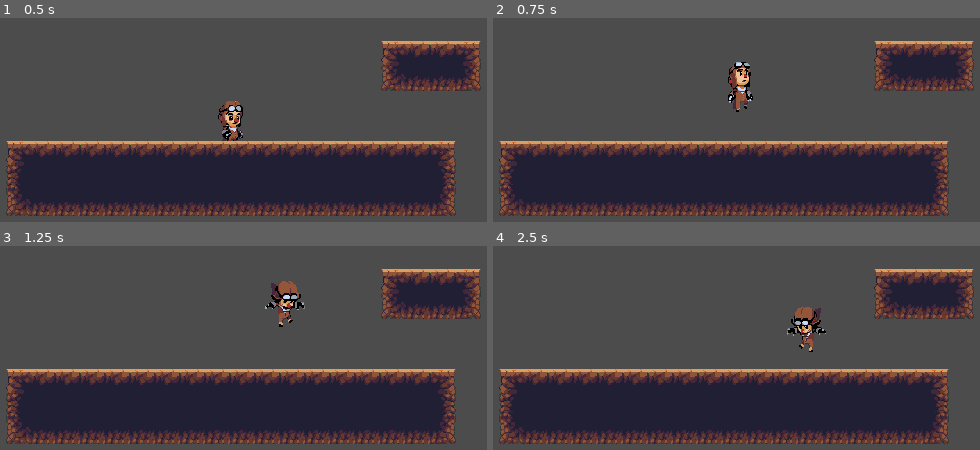
Above: before the commit, frames 1-4 (two rows, left to right).
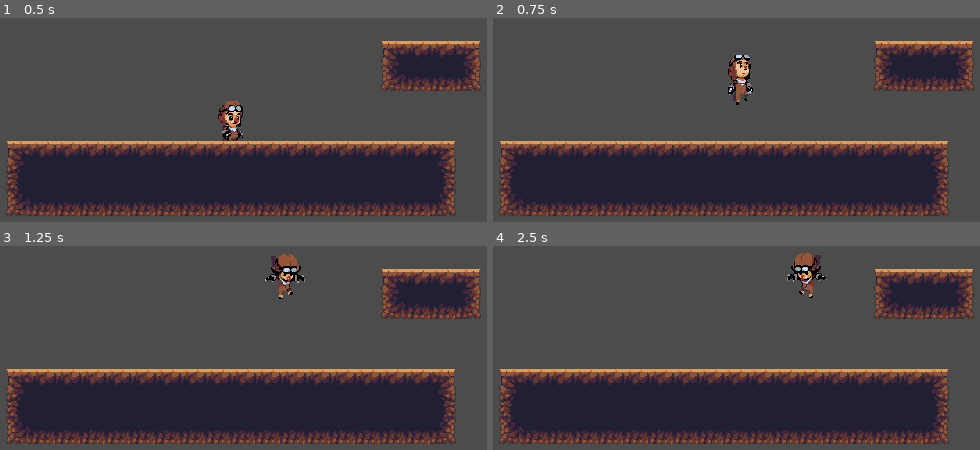
Above: after the commit, the same moments.

Repository: JellyWX/Godot-Test-Project
Game: Godot game, scene res://WorldNode.tscn
Two runs of this game, one before a commit and one after it. Both use one fixed random seed, a clock stepped at 60 frames per second and the inputs below.
Inputs:
- Up to frame 1 (0.5 s): no input
- Up to frame 2 (0.75 s): hold Right (ui_right) from 0.53 s (still down); hold Up (ui_up) from 0.53 s (still down)
- Up to frame 3 (1.25 s): keep holding Right (ui_right); keep holding Up (ui_up)
- Up to frame 4 (2.5 s): release Up (ui_up) at 1.28 s; tap Up (ui_up) at 1.35, 1.52, 1.82 s; release Right (ui_right) at 2.03 s; hold Left (ui_left) from 2.03 s (still down); hold Up (ui_up) from 2.03 s (still down)

Frame 1 is identical in both runs. In frame 2, 1.0% of the frame differs, in the area x 48-54%, y 18-47%; in frame 3, 1.6%; in frame 4, 1.8%, in the area x 60-69%, y 3-52%.

Commit message:
moved vars to consts

Diff:
--- a/Player.gd
+++ b/Player.gd
@@ -5,23 +5,28 @@
 onready var ANIM = $Sprite
 var jump = false
 
+const MAX_VEL = 2500
+const FALL_ACCELERATOR = 500
+const JUMP_HEIGHT = 300
+const RUN_SPEED = 100
+
 func _physics_process(delta):
     motion.x = 0
 
-    if motion.y < 2500:
-        motion.y += 500*delta
+    if motion.y < MAX_VEL:
+        motion.y += FALL_ACCELERATOR * delta
 
     if Input.is_action_pressed('ui_right'):
-        motion.x = 100
+        motion.x = RUN_SPEED
     if Input.is_action_pressed('ui_left'):
-        motion.x = -100
+        motion.x = -RUN_SPEED
 
     if is_on_floor():
         jump = false
         if Input.is_action_pressed("ui_up"):
             ANIM.frame = 0
             jump = true
-            motion.y = -250
+            motion.y = -JUMP_HEIGHT
 
     motion = move_and_slide( motion, UP )
 
